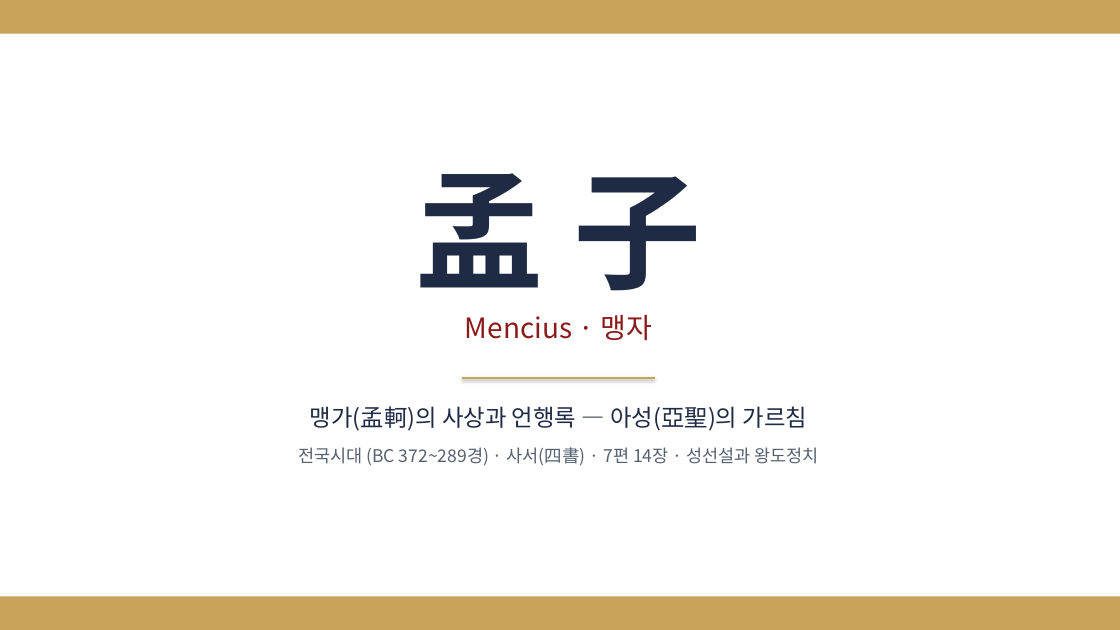
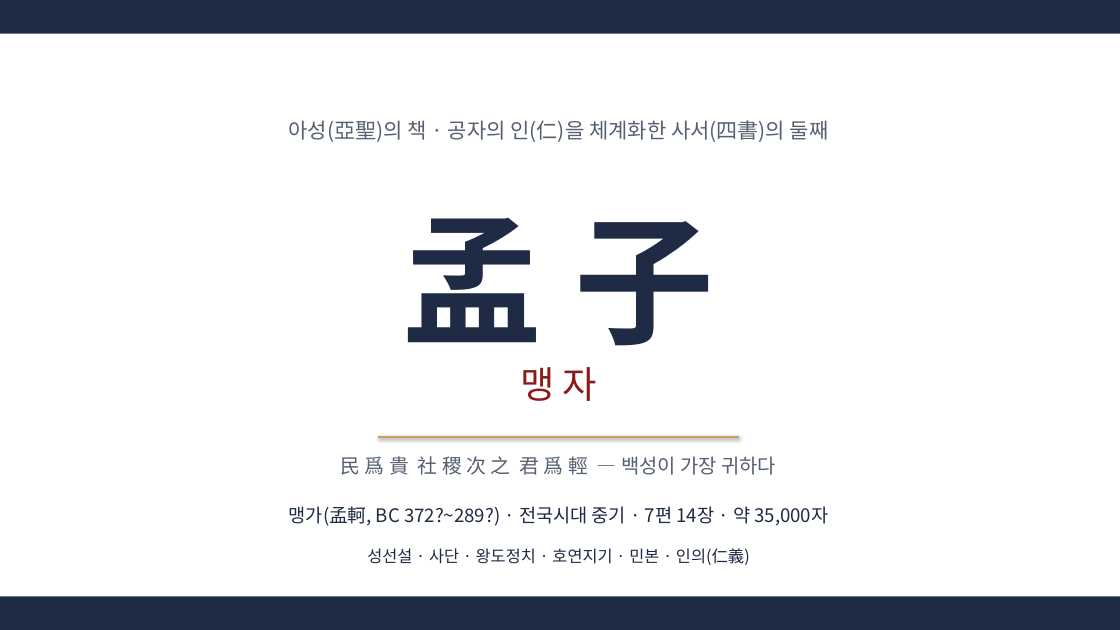
Before and after one commit to hpark1947/Oriental-Classics2, a slide deck: slide 1 of 발표자료/맹자_발표자료.pptx. Drawn at 1120x630 pixels with LibreOffice and Linux fonts; fonts in the diff are those of the drawing. Boxes give left, top, right and bottom in pixels: in the first picture for what was removed or moved away, otherwise in the second. Text is boxed around its words. In the diff, an @@ line names an element or a change of style, - is before the commit and + after.

```diff
--- a/발표자료/맹자_발표자료.pptx
+++ b/발표자료/맹자_발표자료.pptx
@@ rectangle at [0, 0, 1120, 34]: fill #C8A25B to #1F2A44 @@
@@ text added at [289, 120, 829, 142], 18 pt, text #556070 @@
+아성(亞聖)의 책 · 공자의 인(仁)을 체계화한 사서(四書)의 둘째
@@ text "孟 子": place and size @@
-text "孟 子" at [416, 173, 701, 291]
+text "孟 子" at [403, 218, 714, 368]
@@ text "孟 子" at [403, 218, 714, 368]: size 110 to 120 pt @@
@@ line removed from (462, 378) to (655, 378) @@
@@ text at [520, 367, 597, 401]: text changed; size 24 to 32 pt @@
-Mencius · 맹자
+맹 자
@@ text removed at [310, 406, 807, 431] @@
-맹가(孟軻)의 사상과 언행록 — 아성(亞聖)의 가르침
@@ text removed at [298, 447, 818, 466] @@
-전국시대 (BC 372~289경) · 사서(四書) · 7편 14장 · 성선설과 왕도정치
@@ line added from (378, 437) to (739, 437), #C8A25B 2 pt @@
@@ text added at [340, 456, 776, 475], 17 pt, text #556070 @@
+民 爲 貴 社 稷 次 之 君 爲 輕 — 백성이 가장 귀하다
@@ text added at [289, 506, 828, 526], 16 pt, text #1F2A44 @@
+맹가(孟軻, BC 372?~289?) · 전국시대 중기 · 7편 14장 · 약 35,000자
@@ text added at [367, 548, 750, 565], 14 pt, text #1F2A44 @@
+성선설 · 사단 · 왕도정치 · 호연지기 · 민본 · 인의(仁義)
@@ rectangle at [0, 597, 1120, 630]: fill #C8A25B to #1F2A44 @@
```
Also in this commit, not shown: 7 other slides changed, 50 slides added, 38 slides removed, 1 other file.
